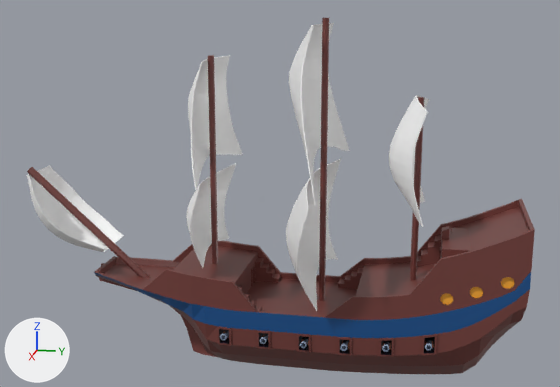
Before and after pictures for a commit that changed the glTF model 5/ship.glb.
The view is the same before and after, from a 50 mm lens placed at (64.2, 11.6, 31.3), pointed at (-0.4, -1.3, 15.2). The axes (+X, +Y, +Z) are drawn at lower left. The lights are the same throughout. Vertices at the same position are counted once.

Script lines for the objects in view, before the commit:
```python
me_cube_003 = bpy.data.meshes.new('Cube.003')
me_cube_003.from_pydata(...)  # 4345 vertices, 8514 faces; spans x -10.9..10.9, y -24.9..19.4, z -0.5..30.2
me_cube_003.materials.append(mat_material)  # picture img_pallate
ob_cube_002 = bpy.data.objects.new('Cube.002', me_cube_003)
ob_cube_002.location = (0.0, 0.0, 0.0)
```
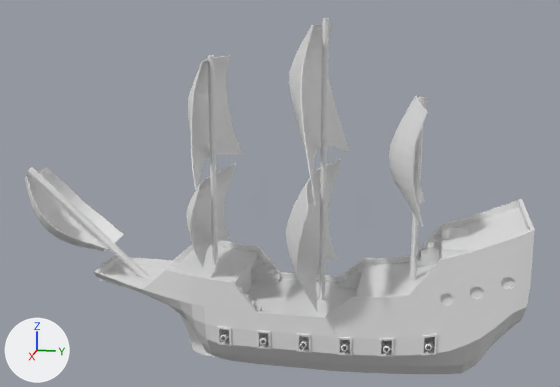
Location of each change, (x1, y1, x2, y2) in pixels of the pictures (560 x 387 px; the box of a moved part takes in the faces that stretch with it):
```json
{"object": "Cube.002", "change": "reshaped", "before": [27, 18, 535, 374], "after": [25, 18, 535, 374]}
{"part": 1, "of": "me_cube_003", "change": "moved or reshaped", "before": [220, 226, 515, 352], "after": [220, 332, 434, 353]}
{"part": 2, "of": "me_cube_003", "change": "moved or reshaped", "before": [27, 165, 124, 252], "after": [25, 167, 124, 251]}
{"part": 3, "of": "me_cube_003", "change": "recoloured", "before": [28, 23, 533, 374], "after": [28, 23, 533, 374]}
```

Scene script edits in JSON lines:
```json
{"block": "me_cube_003", "where": "# used by ob_cube_002; location = (0.0, 0.0, 0.0)"}
{"op": "remove", "block": "me_cube_003", "code": "me_cube_003.from_pydata(...)  # 4345 vertices, 8514 faces; spans x -10.9..10.9, y -24.9..19.4, z -0.5..30.2"}
{"op": "add", "block": "me_cube_003", "code": "me_cube_003.from_pydata(...)  # 4319 vertices, 8412 faces; spans x -10.9..10.9, y -25.0..19.4, z -0.5..30.2"}
{"block": "me_cube_003", "change": "me_cube_003 part 1: 127 vertices moved from x -5.5..5.5, y -5.3..12.3, z 3.2..4.8 to x -5.5..5.5, y -5.3..12.3, z 3.1..4.8; 551 vertices removed from x -5.5..5.5, y -5.3..18.0, z 3.2..13.0; 493 vertices added at x -5.5..5.5, y -5.4..12.4, z 3.1..4.8"}
{"block": "me_cube_003", "change": "me_cube_003 part 2: 92 vertices moved from x -3.6..3.6, y -24.8..-16.8, z 9.1..16.5 to x -3.6..3.6, y -25.0..-16.8, z 9.2..16.3; 116 vertices removed from x -3.6..3.6, y -24.4..-16.8, z 9.1..16.5; 116 vertices added at x -3.6..3.6, y -24.6..-16.7, z 9.3..16.3"}
{"block": "me_cube_003", "change": "me_cube_003 part 3: 4236 faces spanning x -10.9..10.9, y -25.0..19.4, z -0.5..29.6 switch from mat_material (picture img_pallate) to no material"}
```
